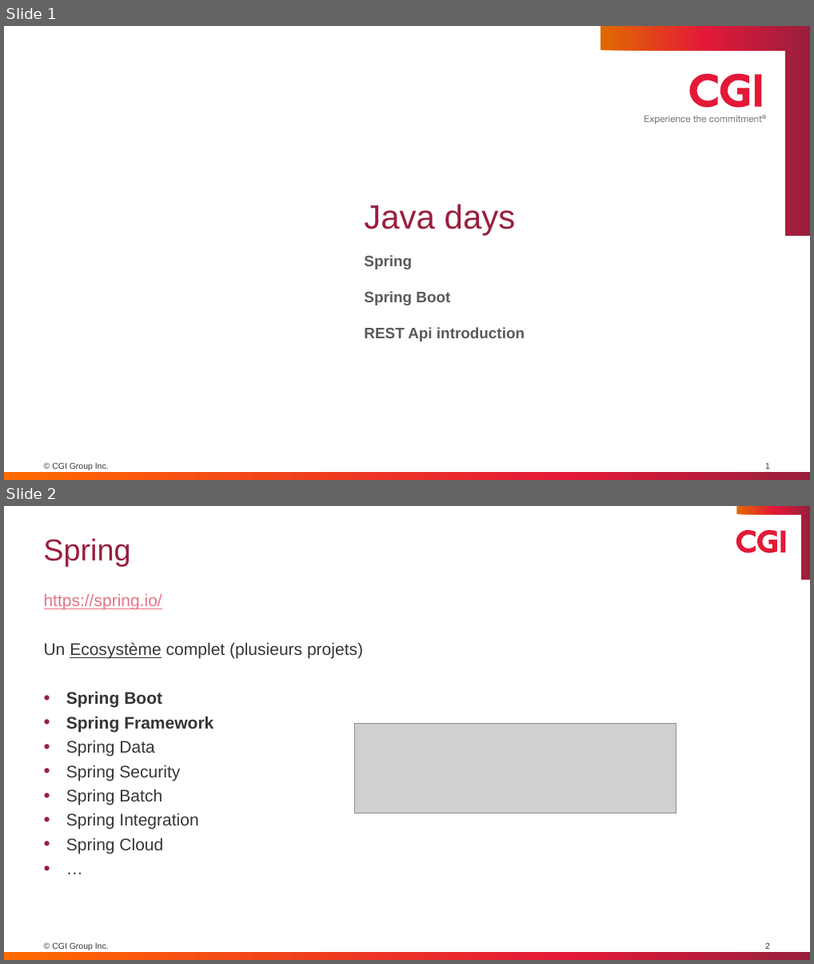
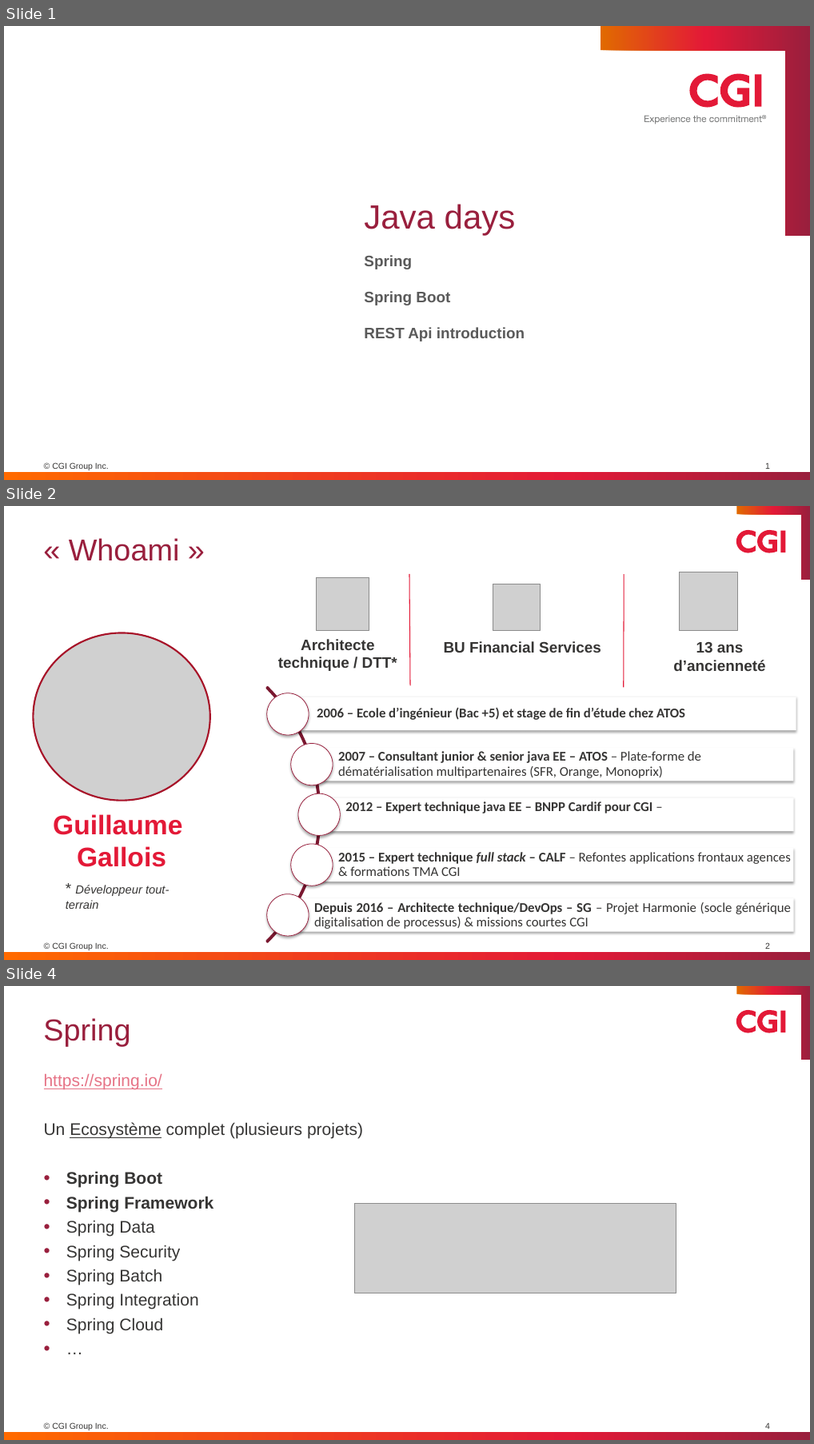
Before and after one commit to keuss/springboot-udev, a slide deck: U_DEV_Journées_Java_Formation-v2.pptx. Shown one above the other, each under a label of ours: slides 1 and 2 before the commit, slides 1, 2 and 4 after it; the slides between them are not shown. The pictures are 814x964 and 814x1444 pixels, drawn with LibreOffice and Linux fonts; fonts in the diff are those of the drawing; grey boxes stand for pictures; background and template pictures are left out. Boxes give left, top, right and bottom in pixels: in the first picture for what was removed or moved away, otherwise in the second. Text is boxed around its words. In the diff, an @@ line names an element or a change of style, - is before the commit and + after.

```diff
--- a/U_DEV_Journées_Java_Formation-v2.pptx
+++ b/U_DEV_Journées_Java_Formation-v2.pptx
@@ slide 2 added at [4,506,810,960], background #FFFFFF; not listed: 6 template elements that a slide beside it also shows @@
@@ title added at [69,538,180,561], 36 pt, text #991F3D @@
+« Whoami »
@@ picture added at [316,577,370,631] @@
@@ line added from (410, 574) to (410, 686), #E31937 1 pt @@
@@ line added from (624, 574) to (624, 688), #E31937 1 pt @@
@@ picture added at [679,572,738,631] @@
@@ picture added at [494,584,540,631] @@
@@ picture added at [33,633,210,800] @@
@@ text added at [278,639,398,671], 18 pt, text #363534, bold @@
+Architecte technique / DTT*
@@ text added at [444,641,602,652], 18 pt, text #363534, bold @@
+BU Financial Services
@@ text added at [674,642,766,671], 18 pt, text #363534, bold @@
+13 ans
+d’ancienneté
@@ text added at [53,814,182,867], 32 pt, text #E31937, bold @@
+Guillaume
+Gallois
@@ text added at [66,884,169,908], 14 pt, text #363534, italic @@
+* Développeur tout-terrain
@@ group added at [4,634,797,960]: 5 rectangles, 5 texts, 5 ellipses, 1 arch (boxed as its full ring) @@
+2006 – Ecole d’ingénieur (Bac +5) et stage de fin d’étude chez ATOS
+2007 – Consultant junior & senior java EE – ATOS – Plate-forme de dématérialisation multipartenaires (SFR, Orange, Monoprix)
+2012 – Expert technique java EE – BNPP Cardif pour CGI – Plate-forme BPM/GED pour le métier succession
+2015 – Expert technique full stack – CALF – Refontes applications frontaux agences & formations TMA CGI
+Depuis 2016 – Architecte technique/DevOps – SG – Projet Harmonie (socle générique digitalisation de processus) & missions courtes CGI
@@ page number added at [766,942,770,948], 10 pt, text #363534 @@
+2
@@ what was slide 2 is now slide 4 @@
@@ page number at [766,1423,770,1428]: text changed @@
-2
+4
```
Also in this commit, not shown: 3 other slides added.
